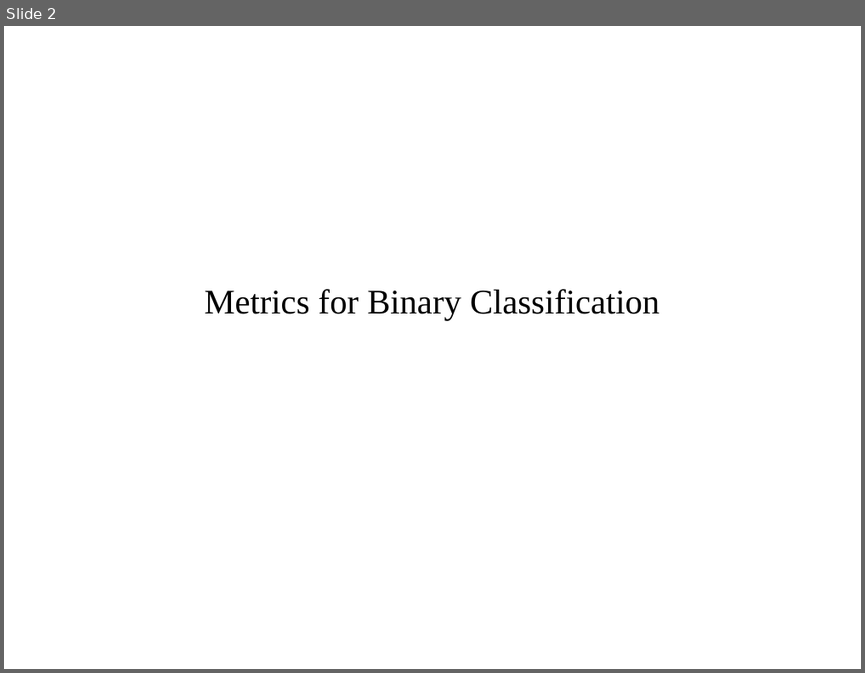
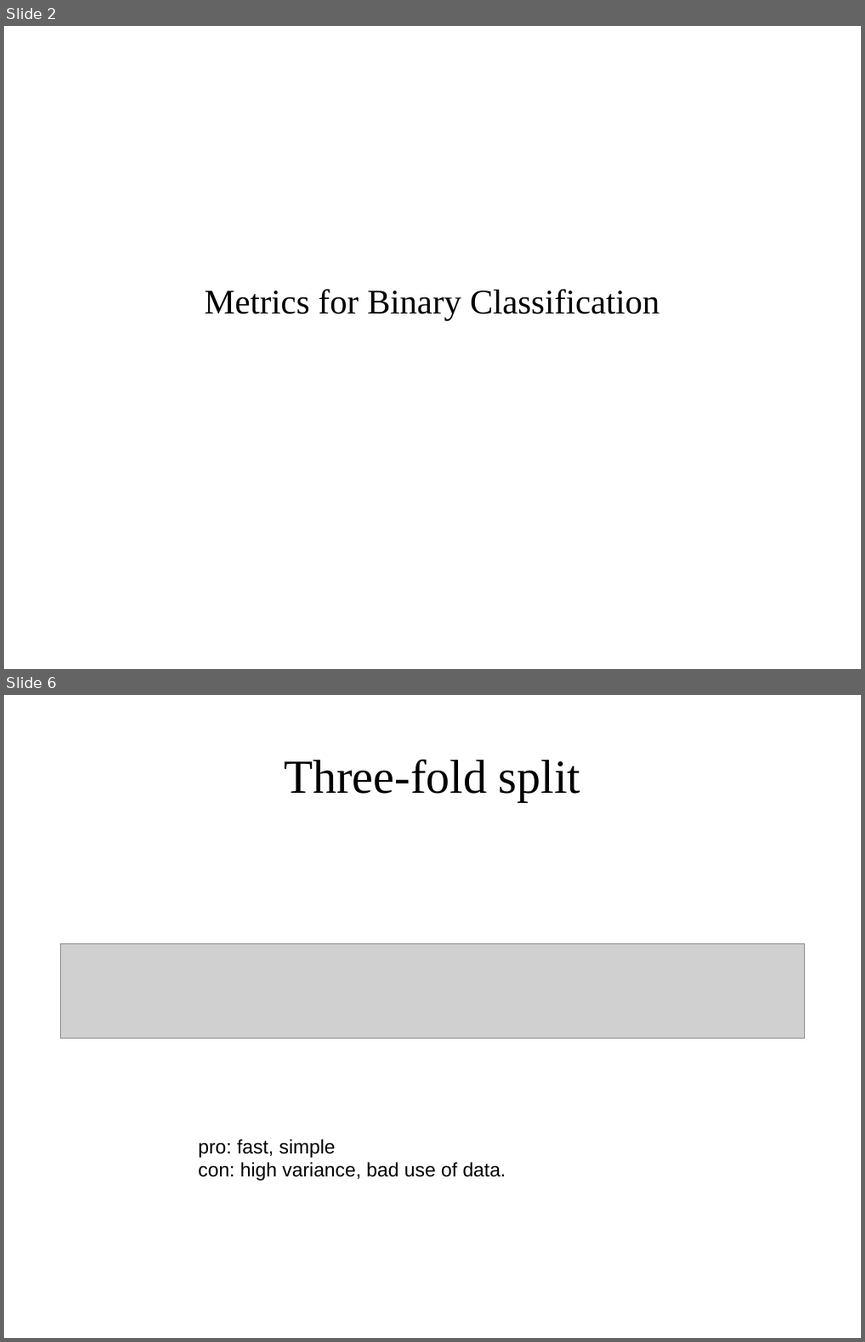
Before and after one commit to DS-BootCamp-DSI-Columbia/AY2017-2018-Winter-Collaboratory, a slide deck: Bootcamp-materials/slides/day3-model-evaluation.odp. Shown one above the other, each under a label of ours: slide 2 before the commit, slides 2 and 6 after it; the slides between them are not shown. The pictures are 865x673 and 865x1342 pixels, drawn with LibreOffice and Linux fonts; fonts in the diff are those of the drawing; grey boxes stand for pictures. Boxes give left, top, right and bottom in pixels: in the first picture for what was removed or moved away, otherwise in the second. Text is boxed around its words. In the diff, an @@ line names an element or a change of style, - is before the commit and + after.

```diff
--- a/Bootcamp-materials/slides/day3-model-evaluation.odp
+++ b/Bootcamp-materials/slides/day3-model-evaluation.odp
@@ slide 6 added at (x1=4, y1=695, x2=861, y2=1338), background #FFFFFF @@
@@ title added at (x1=284, y1=759, x2=580, y2=802), 44 pt, text #000000 @@
+Three-fold split
@@ picture added at (x1=60, y1=944, x2=805, y2=1038) @@
@@ text added at (x1=198, y1=1139, x2=506, y2=1180), 18 pt, text #000000 @@
+pro: fast, simple
+con: high variance, bad use of data.
```
Also in this commit, not shown: 1 slide changed, 19 other slides added, 11 other files.
